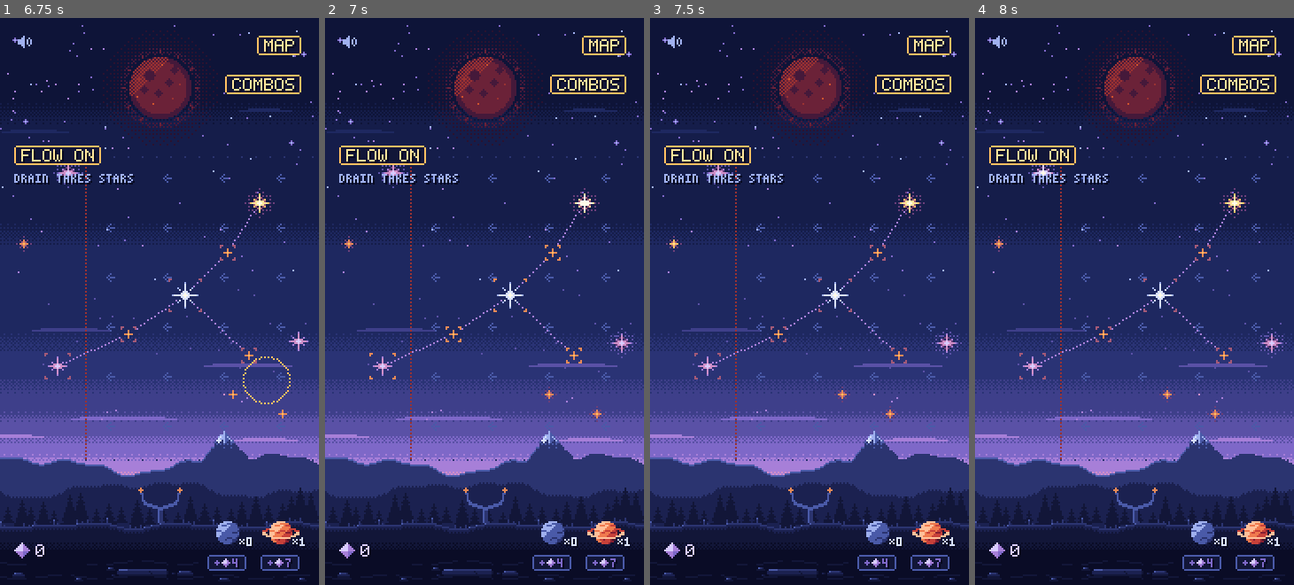
Above: before the commit, frames 1-4 (left to right).
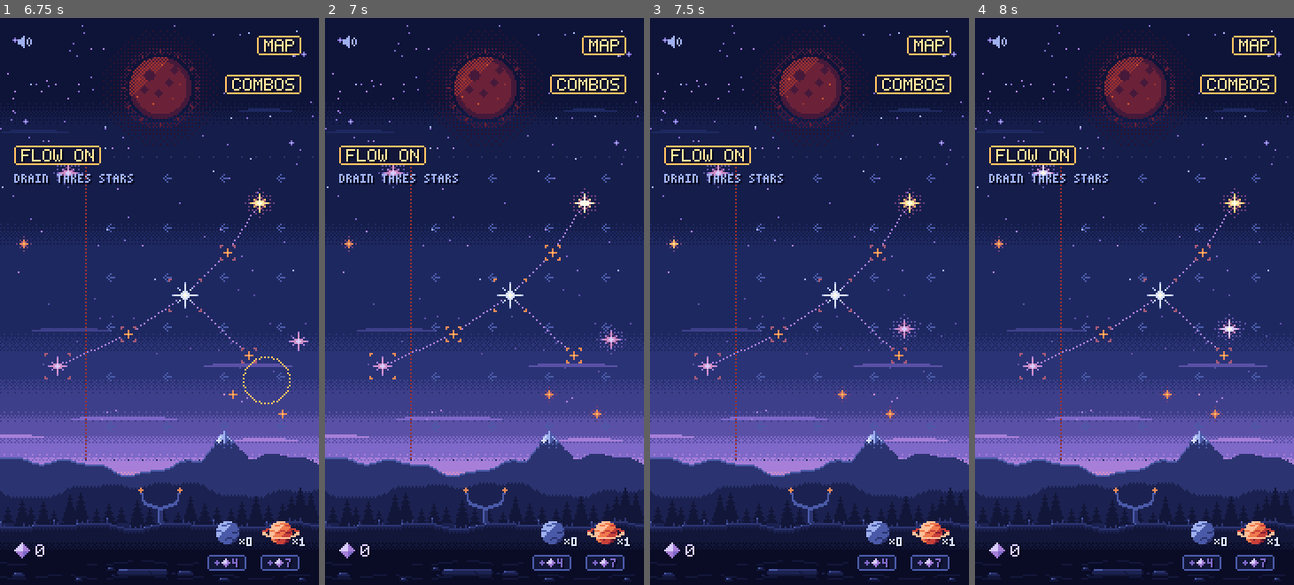
Above: after the commit, the same moments.

Repository: mrafael1/DustInSpace
Game: Godot game, scene res://game/scenes/app.tscn
Two runs of this game, one before a commit and one after it. Both use one fixed random seed, a clock stepped at 60 frames per second and the inputs below.
Inputs (mouse positions are in pixels of both pictures, inside the frame that each line leads up to):
- Up to frame 1 (6.75 s): tap Enter at 0.5 s; move the mouse to (143, 414) at 0.52 s; hold Shift 0.53-1.25 s; click (143, 414) at 0.67 s; drag from (255, 386) to (143, 414) at 1.27 s; move the mouse to (63, 216) at 2.02 s; hold A 2.03-2.75 s; tap Ctrl at 2.1 s; drag from (175, 301) to (63, 216) at 2.77 s; move the mouse to (111, 159) at 3.52 s; hold A 3.53-4.25 s; tap U at 3.6 s; drag from (229, 273) to (111, 159) at 4.27 s; move the mouse to (95, 329) at 5.02 s; tap L at 5.1 s; click (95, 329) at 5.17 s; drag from (191, 176) to (95, 329) at 5.77 s; move the mouse to (143, 414) at 6.52 s; tap T at 6.6 s
- Up to frame 2 (7 s): no input
- Up to frame 3 (7.5 s): drag from (905, 386) to (793, 414) at 7.27 s
- Up to frame 4 (8 s): no input

Frame 1 is identical in both runs. In frame 2, 0.2% of the frame differs, in the area x 85-98%, y 54-60%; in frame 3, 0.2%, in the area x 75-98%, y 52-60%; in frame 4, 0.2%.

Commit message:
fix: a blocked star flows round what's in its way instead of staying put
Co-Authored-By: Claude Opus 5.5 <noreply@anthropic.com>

Diff:
--- a/game/core/star_current.gd
+++ b/game/core/star_current.gd
@@ -18,6 +18,11 @@
 		to = finish
 		drained = lost
 
+## A blocked star flows round what's in its way like water: at its full step, then at each shorter
+## one, it tries straight on, then shifted this far across the flow (nearest first, alternating
+## sides).
+const SIDESTEPS: Array[int] = [4, -4, 8, -8, 12, -12, 16, -16]
+
 var region: Rect2i
 var displacement: Vector2i
 var drains: bool
@@ -29,8 +34,9 @@
 	drains = p_drains
 
 
-## Snapshot membership; downstream first; one step. A blocked destination leaves the star
-## where it is instead of squeezing sprites together or silently moving an unaffected star.
+## Snapshot membership; downstream first; one step. A star whose step is blocked (another star or
+## a landmark too close to where it would land) flows round it (SIDESTEPS) or goes as far as it can;
+## only a star with no room at all stays put, so stars are never squeezed together.
 ## A star leaving a draining field is never blocked, and its spot frees for the stars behind it.
 func preview(stars: Array[Star], sky: Rect2i, landmarks: Array[Vector2i], reserved: Dictionary[int, Vector2i] = {}) -> Dictionary[int, Vector2i]:
 	var destinations: Dictionary[int, Vector2i] = {}
@@ -50,7 +56,7 @@
 			gone[star.id] = true
 			destinations[star.id] = wanted
 		else:
-			destinations[star.id] = wanted if _has_room(wanted, destinations, gone, landmarks) else star.position
+			destinations[star.id] = _flow_to(star.position, wanted, sky, destinations, gone, landmarks)
 	return destinations
 
 
@@ -76,6 +82,21 @@
 	return a.id < b.id if along_a == along_b else along_a > along_b
 
 
+## Where a star at `from` that wants `wanted` can go: there, else round what's in the way at the
+## same distance, else the furthest spot along its path (or round it) with room, else nowhere.
+func _flow_to(from: Vector2i, wanted: Vector2i, sky: Rect2i, occupied: Dictionary[int, Vector2i], gone: Dictionary[int, bool], landmarks: Array[Vector2i]) -> Vector2i:
+	if _has_room(wanted, occupied, gone, landmarks):
+		return wanted
+	var across := Vector2i(signi(-displacement.y), signi(displacement.x))
+	var length: int = maxi(absi(displacement.x), absi(displacement.y))
+	for k: int in range(length, 0, -1):
+		for offset: int in [0] + SIDESTEPS:
+			var spot: Vector2i = StarScatter.clamp_to_sky(from + displacement * k / length + across * offset, sky)
+			if spot != from and not leaves(from, spot) and _has_room(spot, occupied, gone, landmarks):
+				return spot
+	return from
+
+
 func _has_room(point: Vector2i, occupied: Dictionary[int, Vector2i], gone: Dictionary[int, bool], landmarks: Array[Vector2i]) -> bool:
 	for id: int in occupied:
 		if not gone.has(id) and point.distance_squared_to(occupied[id]) < StarScatter.MIN_SPACING * StarScatter.MIN_SPACING:
--- a/tests/test_star_current.gd
+++ b/tests/test_star_current.gd
@@ -18,11 +18,20 @@
 	assert_eq(_current().preview(stars, SKY, []), result)
 
 
-func test_blocked_destinations_keep_original_positions() -> void:
+func test_a_blocked_star_flows_round_like_water() -> void:
 	var stars: Array[Star] = [Star.new(1, Star.Size.SMALL, Vector2i(120, 160)), Star.new(2, Star.Size.BIG, Vector2i(96, 160))]
 	var result: Dictionary[int, Vector2i] = _current().preview(stars, SKY, [Vector2i(72, 160)])
-	assert_eq(result[1], stars[0].position, "another star blocks this step")
-	assert_eq(result[2], stars[1].position, "fixed landmarks block this step")
+	assert_eq(result[2], Vector2i(72, 144), "round the landmark at its full step, nearest side first")
+	assert_eq(result[1], Vector2i(96, 160), "then the star behind takes the freed spot")
+
+
+func test_a_star_with_no_room_anywhere_on_its_path_stays_put() -> void:
+	var landmarks: Array[Vector2i] = []
+	for x: int in range(60, 104, 8):
+		for y: int in range(136, 188, 8):
+			landmarks.append(Vector2i(x, y))
+	var stars: Array[Star] = [Star.new(1, Star.Size.SMALL, Vector2i(100, 160))]
+	assert_eq(_current().preview(stars, SKY, landmarks)[1], Vector2i(100, 160), "never squeezed in")
 
 
 func test_upstream_stars_follow_downstream_neighbors_regardless_of_age() -> void:
@@ -46,7 +55,7 @@
 	stars.reverse()
 	assert_eq(current.preview(stars, SKY, []), first)
 	assert_eq(first[1], Vector2i(8, 190))
-	assert_eq(first[2], Vector2i(60, 190))
+	assert_eq(first[2], Vector2i(8, 174), "clamped onto the star ahead, it flows round it")
 
 
 func test_reserved_destination_survives_new_arrival() -> void:
@@ -223,7 +232,7 @@
 		assert_eq(move.drained, move.star_id == 2)
 	var kept: Dictionary[int, Vector2i] = _current().preview(stars, SKY, [])
 	assert_eq(kept[2], Vector2i(62, 160), "without a drain the star stays in the sky")
-	assert_eq(kept[1], Vector2i(100, 160), "and still blocks the one behind")
+	assert_eq(kept[1], Vector2i(76, 152), "and the one behind flows round it")
 	assert_false(_current().moves(stars, kept)[0].drained)
 
 
